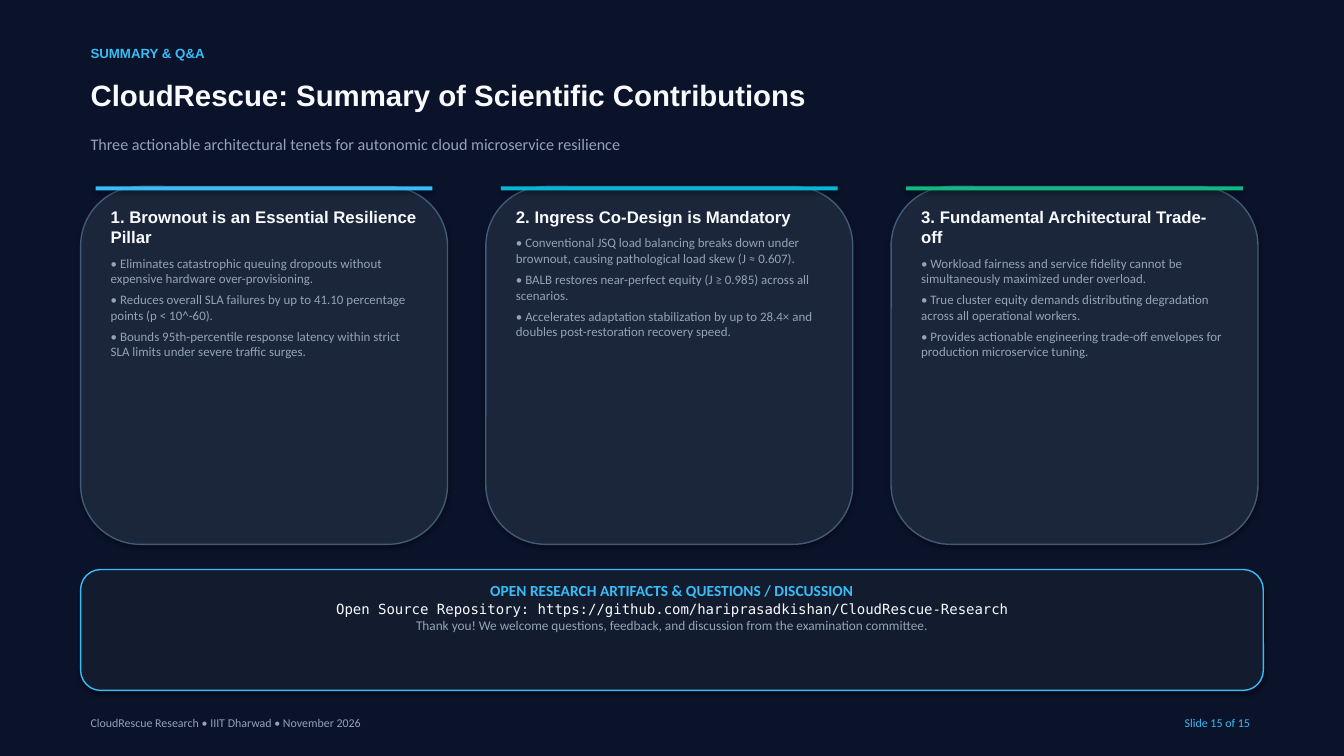
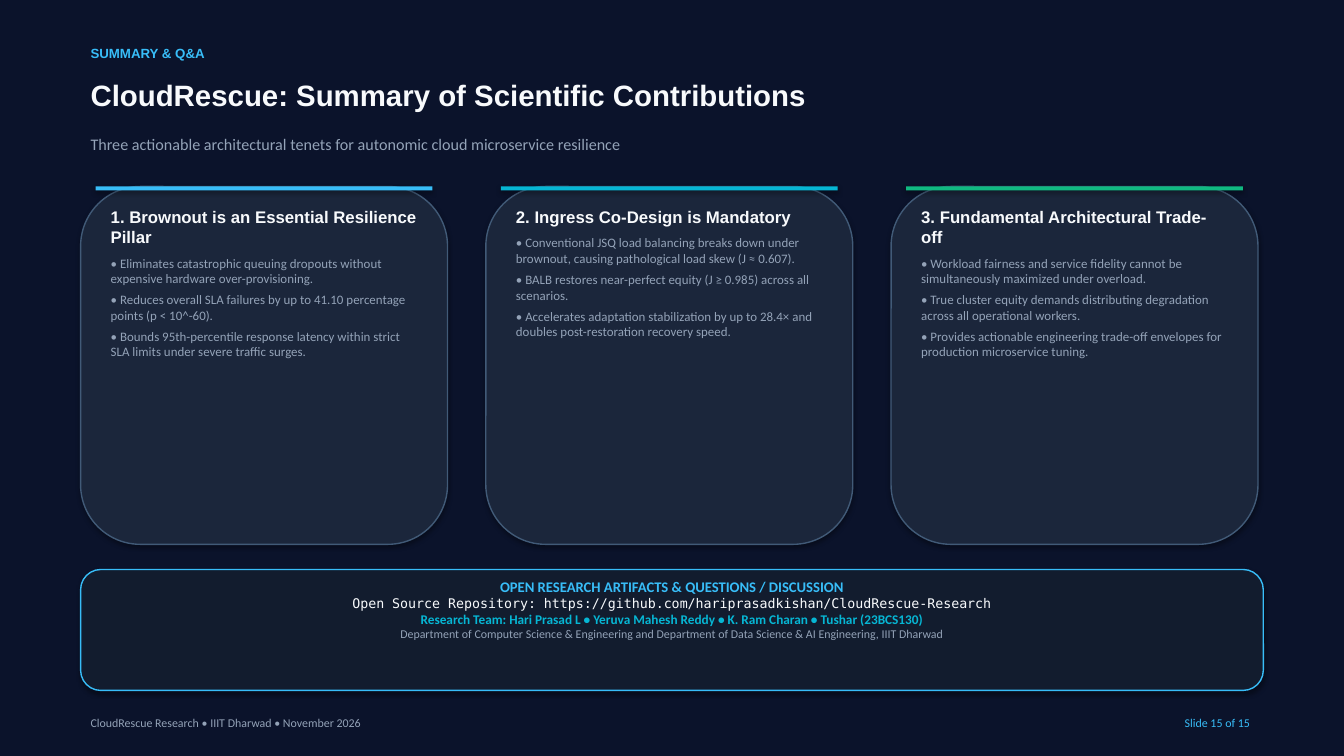
Before and after one commit to hariprasadkishan/CloudRescue-Research, a slide deck: slide 15 of presentation/CloudRescue_Final_Presentation.pptx. Drawn at 1344x756 pixels with LibreOffice and Linux fonts; fonts in the diff are those of the drawing. Boxes give left, top, right and bottom in pixels: in the first picture for what was removed or moved away, otherwise in the second. Text is boxed around its words. In the diff, an @@ line names an element or a change of style, - is before the commit and + after.

Commit message:
Update research team attribution across project

```diff
--- a/presentation/CloudRescue_Final_Presentation.pptx
+++ b/presentation/CloudRescue_Final_Presentation.pptx
@@ text at (x1=352, y1=582, x2=991, y2=611): size 11 to 10.5 pt in "OPEN RESEARCH ARTIFACTS & QUESTIONS / DISCUSSION"; size 10 to 9.5 pt in "Open Source Repository: https://github.com/hariprasadkishan/ ..." @@
@@ text at (x1=400, y1=614, x2=943, y2=640): text changed; size 9.5 to 8.5 pt @@
-Thank you! We welcome questions, feedback, and discussion from the examination committee.
+Research Team: Hari Prasad L • Yeruva Mahesh Reddy • K. Ram Charan • Tushar (23BCS130)
+Department of Computer Science & Engineering and Department of Data Science & AI Engineering, IIIT Dharwad
```
Also in this commit, not shown: 1 other slide changed, 15 other files.
